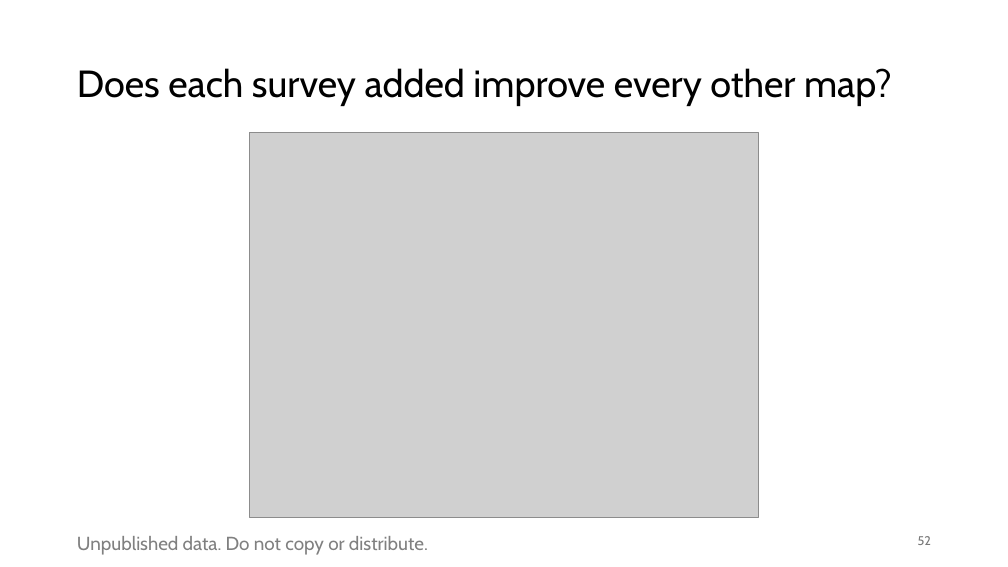
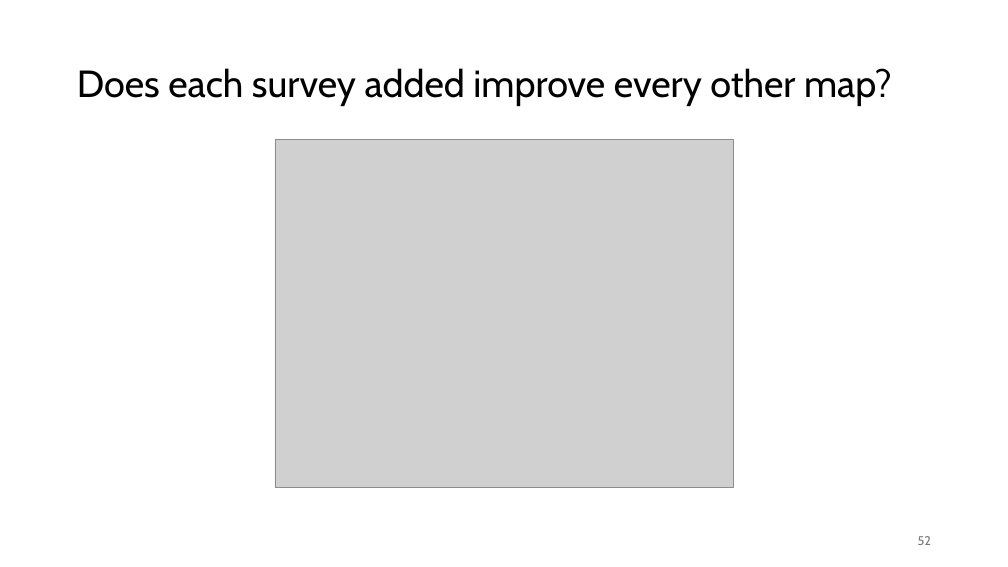
Before and after one commit to amertens/mn-prediction, a slide deck: slide 52 of docs/slides/MN-proxy-full-talk-2026-09.pptx. Drawn at 1008x567 pixels with LibreOffice and Linux fonts; fonts in the diff are those of the drawing; grey boxes stand for pictures; background and template pictures are left out. Boxes give left, top, right and bottom in pixels: in the first picture for what was removed or moved away, otherwise in the second. Text is boxed around its words. In the diff, an @@ line names an element or a change of style, - is before the commit and + after.

```diff
--- a/docs/slides/MN-proxy-full-talk-2026-09.pptx
+++ b/docs/slides/MN-proxy-full-talk-2026-09.pptx
@@ picture: place and size @@
-picture at (250, 132, 758, 518)
+picture at (275, 140, 734, 488)
@@ text removed at (77, 536, 428, 555) @@
-Unpublished data. Do not copy or distribute.
```
Also in this commit, not shown: 63 other slides changed, 12 other files.
